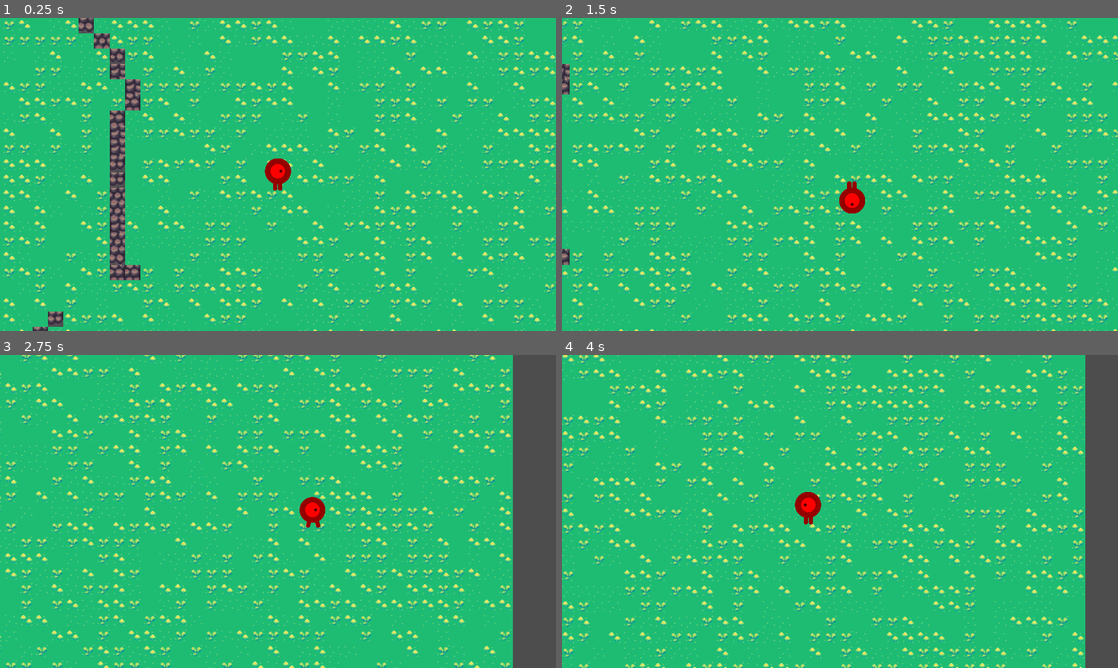
Above: before the commit, frames 1-4 (two rows, left to right).
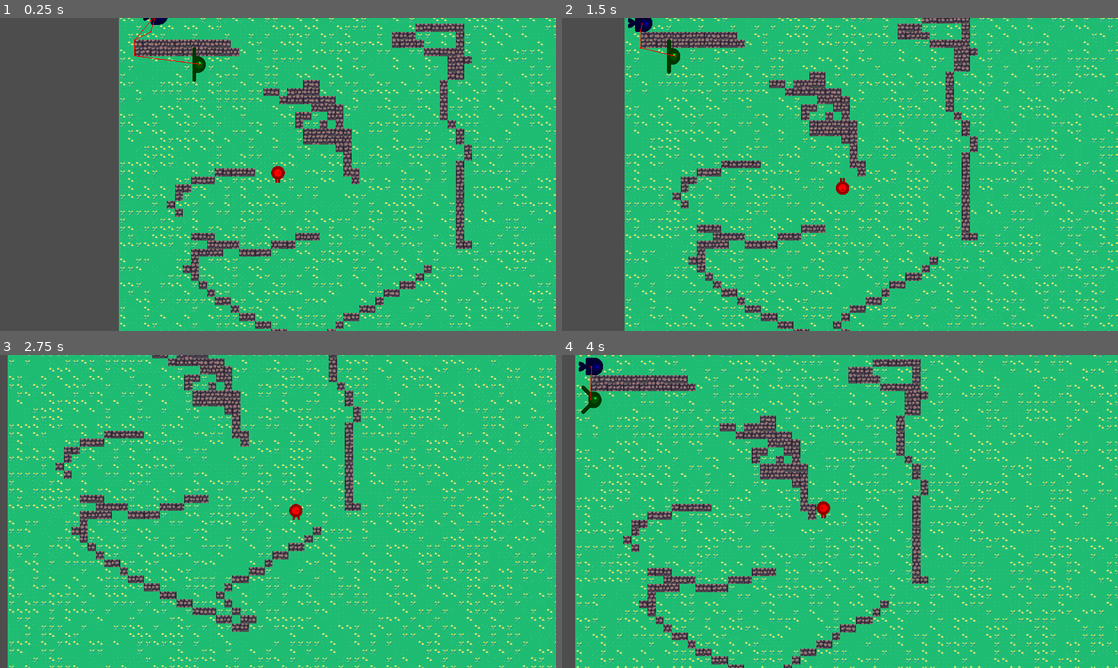
Above: after the commit, the same moments.

Repository: actuallyfrank/project-battlefield
Game: Godot game, scene res://scenes/Main.tscn
Two runs of this game, one before a commit and one after it. Both use one fixed random seed, a clock stepped at 60 frames per second and the inputs below.
Inputs:
- Up to frame 1 (0.25 s): no input
- Up to frame 2 (1.5 s): hold Right (move_right) 0.53-1.28 s; hold Down (move_down) from 1.28 s (still down)
- Up to frame 3 (2.75 s): release Down (move_down) at 2.03 s; hold Right (move_right) from 2.03 s (still down)
- Up to frame 4 (4 s): release Right (move_right) at 2.78 s; hold Up (move_up) 2.78-3.53 s; hold Left (move_left) from 3.53 s (still down)

The runs differ from the first frame. In frame 1, 46% of the frame differs, in the area x 0-100%, y 0-100%; in frame 2, 38%; in frame 3, 35%; in frame 4, 36%.

Commit message:
add keep multiple targets in memory

Diff:
--- /dev/null
+++ b/scenes/Archer.tscn
@@ -0,0 +1,93 @@
+[gd_scene load_steps=16 format=3 uid="uid://crejbqrq44457"]
+
+[ext_resource type="Script" path="res://scenes/soldier.gd" id="1_uksc7"]
+[ext_resource type="Texture2D" uid="uid://dd45ioeer750b" path="res://art/enemyFlyingAlt_1.png" id="2_1mqii"]
+[ext_resource type="Texture2D" uid="uid://dptx8jowau6ng" path="res://art/enemyFlyingAlt_2.png" id="3_bt3jy"]
+[ext_resource type="Texture2D" uid="uid://c6s328y6qy53b" path="res://art/enemySwimming_1.png" id="4_17ihv"]
+[ext_resource type="Texture2D" uid="uid://cpvl2miig1lko" path="res://art/enemySwimming_2.png" id="5_7253p"]
+[ext_resource type="Texture2D" uid="uid://cn054phjus4rl" path="res://art/enemyWalking_1.png" id="6_nv4dy"]
+[ext_resource type="Texture2D" uid="uid://ckc87no0bpdb3" path="res://art/enemyWalking_2.png" id="7_ig7u2"]
+[ext_resource type="Script" path="res://scenes/soldier_sprite.gd" id="8_spfiq"]
+[ext_resource type="PackedScene" uid="uid://xmyl3kitr57i" path="res://scenes/components/TeamComponent.tscn" id="9_egnva"]
+[ext_resource type="PackedScene" uid="uid://dlg4jxu0tf3gn" path="res://scenes/components/HealthComponent.tscn" id="11_ewk5b"]
+[ext_resource type="PackedScene" uid="uid://fpukbu2ndkke" path="res://scenes/components/HitboxComponent.tscn" id="12_do701"]
+[ext_resource type="PackedScene" uid="uid://obq0w7aamdgg" path="res://scenes/components/AIComponent.tscn" id="12_vhg02"]
+
+[sub_resource type="SpriteFrames" id="SpriteFrames_bsvpx"]
+animations = [{
+"frames": [{
+"duration": 1.0,
+"texture": ExtResource("2_1mqii")
+}, {
+"duration": 1.0,
+"texture": ExtResource("3_bt3jy")
+}],
+"loop": true,
+"name": &"fly",
+"speed": 3.0
+}, {
+"frames": [{
+"duration": 1.0,
+"texture": ExtResource("4_17ihv")
+}, {
+"duration": 1.0,
+"texture": ExtResource("5_7253p")
+}],
+"loop": true,
+"name": &"swim",
+"speed": 3.0
+}, {
+"frames": [{
+"duration": 1.0,
+"texture": ExtResource("6_nv4dy")
+}, {
+"duration": 1.0,
+"texture": ExtResource("7_ig7u2")
+}],
+"loop": true,
+"name": &"walk",
+"speed": 3.0
+}]
+
+[sub_resource type="CapsuleShape2D" id="CapsuleShape2D_vt8tr"]
+radius = 34.0
+height = 82.0
+
+[sub_resource type="CircleShape2D" id="CircleShape2D_d314s"]
+
+[node name="Archer" type="CharacterBody2D"]
+position = Vector2(296, 250)
+motion_mode = 1
+wall_min_slide_angle = 0.0
+script = ExtResource("1_uksc7")
+metadata/_edit_group_ = true
+
+[node name="AnimatedSprite2D" type="AnimatedSprite2D" parent="." node_paths=PackedStringArray("team")]
+scale = Vector2(0.74, 0.74)
+sprite_frames = SubResource("SpriteFrames_bsvpx")
+animation = &"fly"
+frame_progress = 0.907162
+script = ExtResource("8_spfiq")
+team = NodePath("../TeamComponent")
+
+[node name="CollisionShape2D" type="CollisionShape2D" parent="."]
+rotation = -1.5708
+shape = SubResource("CapsuleShape2D_vt8tr")
+
+[node name="TeamComponent" parent="." instance=ExtResource("9_egnva")]
+team = 2
+
+[node name="HealthComponent" parent="." instance=ExtResource("11_ewk5b")]
+
+[node name="HitboxComponent" parent="." node_paths=PackedStringArray("teamComponent", "health") instance=ExtResource("12_do701")]
+teamComponent = NodePath("../TeamComponent")
+health = NodePath("../HealthComponent")
+
+[node name="CollisionShape2D" type="CollisionShape2D" parent="HitboxComponent"]
+scale = Vector2(5.91, 5.91)
+shape = SubResource("CircleShape2D_d314s")
+debug_color = Color(0.615686, 0.517647, 0.407843, 0.419608)
+
+[node name="AIComponent" parent="." node_paths=PackedStringArray("actor", "teamComponent") instance=ExtResource("12_vhg02")]
+actor = NodePath("..")
+teamComponent = NodePath("../TeamComponent")
--- a/scenes/Main.tscn
+++ b/scenes/Main.tscn
@@ -14,8 +14,9 @@
 [ext_resource type="Texture2D" uid="uid://ckc87no0bpdb3" path="res://art/enemyWalking_2.png" id="8_fhela"]
 [ext_resource type="Script" path="res://scenes/soldier_sprite.gd" id="9_eyk1d"]
 [ext_resource type="PackedScene" uid="uid://xmyl3kitr57i" path="res://scenes/components/TeamComponent.tscn" id="10_gp1to"]
-[ext_resource type="Script" path="res://scenes/ai.gd" id="11_1dpec"]
-[ext_resource type="PackedScene" uid="uid://p7stu0qooy7" path="res://scenes/MainPlayer.tscn" id="18_ycjvd"]
+[ext_resource type="Script" path="res://scenes/components/ai_component.gd" id="11_1dpec"]
+[ext_resource type="PackedScene" uid="uid://crejbqrq44457" path="res://scenes/Archer.tscn" id="16_gxegu"]
+[ext_resource type="PackedScene" uid="uid://p7stu0qooy7" path="res://scenes/Player.tscn" id="18_ycjvd"]
 
 [sub_resource type="SpriteFrames" id="SpriteFrames_gkx8l"]
 animations = [{
@@ -1358,8 +1359,7 @@
 
 [node name="Soldier" parent="." instance=ExtResource("2_5casl")]
 
-[node name="Soldier2" parent="." instance=ExtResource("2_5casl")]
-position = Vector2(296, 250)
+[node name="Archer" parent="." instance=ExtResource("16_gxegu")]
 
 [node name="Player" parent="." instance=ExtResource("18_ycjvd")]
-position = Vector2(1693, 837)
+position = Vector2(635, 760)
--- a/scenes/MainPlayer.tscn
+++ /dev/null
@@ -1,73 +0,0 @@
-[gd_scene load_steps=13 format=3 uid="uid://p7stu0qooy7"]
-
-[ext_resource type="Script" path="res://scenes/player.gd" id="1_qi5mb"]
-[ext_resource type="PackedScene" uid="uid://xmyl3kitr57i" path="res://scenes/components/TeamComponent.tscn" id="2_mwa46"]
-[ext_resource type="Texture2D" uid="uid://c78lt4xdv7151" path="res://art/playerGrey_up1.png" id="3_a4o3a"]
-[ext_resource type="Texture2D" uid="uid://dgvtatx2i8rbo" path="res://art/playerGrey_up2.png" id="4_ivx2t"]
-[ext_resource type="Texture2D" uid="uid://dcjf4b11v0pow" path="res://art/playerGrey_walk1.png" id="5_xnbgk"]
-[ext_resource type="Texture2D" uid="uid://cr7qbwaxjw4fh" path="res://art/playerGrey_walk2.png" id="6_n3y0u"]
-[ext_resource type="Script" path="res://scenes/soldier_sprite.gd" id="7_x2w7h"]
-[ext_resource type="PackedScene" uid="uid://dlg4jxu0tf3gn" path="res://scenes/components/HealthComponent.tscn" id="8_fmf2x"]
-[ext_resource type="PackedScene" uid="uid://fpukbu2ndkke" path="res://scenes/components/HitboxComponent.tscn" id="9_qhpde"]
-
-[sub_resource type="SpriteFrames" id="SpriteFrames_ihcm0"]
-animations = [{
-"frames": [{
-"duration": 1.0,
-"texture": ExtResource("3_a4o3a")
-}, {
-"duration": 1.0,
-"texture": ExtResource("4_ivx2t")
-}],
-"loop": true,
-"name": &"up",
-"speed": 5.0
-}, {
-"frames": [{
-"duration": 1.0,
-"texture": ExtResource("5_xnbgk")
-}, {
-"duration": 1.0,
-"texture": ExtResource("6_n3y0u")
-}],
-"loop": true,
-"name": &"walk",
-"speed": 5.0
-}]
-
-[sub_resource type="CapsuleShape2D" id="CapsuleShape2D_dni3p"]
-radius = 27.0
-height = 66.0
-
-[sub_resource type="CircleShape2D" id="CircleShape2D_vu10p"]
-
-[node name="Player" type="CharacterBody2D"]
-motion_mode = 1
-script = ExtResource("1_qi5mb")
-
-[node name="TeamComponent" parent="." instance=ExtResource("2_mwa46")]
-
-[node name="AnimatedSprite2D" type="AnimatedSprite2D" parent="." node_paths=PackedStringArray("team")]
-scale = Vector2(0.5, 0.5)
-sprite_frames = SubResource("SpriteFrames_ihcm0")
-animation = &"walk"
-frame_progress = 0.24726
-script = ExtResource("7_x2w7h")
-team = NodePath("../TeamComponent")
-
-[node name="CollisionShape2D" type="CollisionShape2D" parent="."]
-shape = SubResource("CapsuleShape2D_dni3p")
-
-[node name="Camera2D" type="Camera2D" parent="."]
-position_smoothing_enabled = true
-
-[node name="HealthComponent" parent="." instance=ExtResource("8_fmf2x")]
-
-[node name="HitboxComponent" parent="." node_paths=PackedStringArray("teamComponent", "health") instance=ExtResource("9_qhpde")]
-teamComponent = NodePath("../TeamComponent")
-health = NodePath("../HealthComponent")
-
-[node name="CollisionShape2D" type="CollisionShape2D" parent="HitboxComponent"]
-scale = Vector2(5.41, 5.41)
-shape = SubResource("CircleShape2D_vu10p")
-debug_color = Color(0.415686, 0.603922, 0, 0.419608)
--- a/scenes/Player.tscn
+++ b/scenes/Player.tscn
@@ -1,13 +1,74 @@
-[gd_scene load_steps=3 format=3 uid="uid://dvdtdj1y8t544"]
+[gd_scene load_steps=13 format=3 uid="uid://p7stu0qooy7"]
 
 [ext_resource type="Script" path="res://scenes/player.gd" id="1_c63en"]
-[ext_resource type="PackedScene" uid="uid://p7stu0qooy7" path="res://scenes/MainPlayer.tscn" id="2_m7v2k"]
+[ext_resource type="Texture2D" uid="uid://c78lt4xdv7151" path="res://art/playerGrey_up1.png" id="2_6mq3w"]
+[ext_resource type="PackedScene" uid="uid://xmyl3kitr57i" path="res://scenes/components/TeamComponent.tscn" id="2_gymdj"]
+[ext_resource type="Texture2D" uid="uid://dgvtatx2i8rbo" path="res://art/playerGrey_up2.png" id="3_7u1kb"]
+[ext_resource type="Texture2D" uid="uid://dcjf4b11v0pow" path="res://art/playerGrey_walk1.png" id="4_dsb61"]
+[ext_resource type="Texture2D" uid="uid://cr7qbwaxjw4fh" path="res://art/playerGrey_walk2.png" id="5_ycn73"]
+[ext_resource type="Script" path="res://scenes/soldier_sprite.gd" id="7_vxvsv"]
+[ext_resource type="PackedScene" uid="uid://dlg4jxu0tf3gn" path="res://scenes/components/HealthComponent.tscn" id="8_kam60"]
+[ext_resource type="PackedScene" uid="uid://fpukbu2ndkke" path="res://scenes/components/HitboxComponent.tscn" id="9_rvitg"]
 
-[node name="Player" type="Area2D"]
-position = Vector2(161, 187)
+[sub_resource type="SpriteFrames" id="SpriteFrames_ihcm0"]
+animations = [{
+"frames": [{
+"duration": 1.0,
+"texture": ExtResource("2_6mq3w")
+}, {
+"duration": 1.0,
+"texture": ExtResource("3_7u1kb")
+}],
+"loop": true,
+"name": &"up",
+"speed": 5.0
+}, {
+"frames": [{
+"duration": 1.0,
+"texture": ExtResource("4_dsb61")
+}, {
+"duration": 1.0,
+"texture": ExtResource("5_ycn73")
+}],
+"loop": true,
+"name": &"walk",
+"speed": 5.0
+}]
+
+[sub_resource type="CapsuleShape2D" id="CapsuleShape2D_dni3p"]
+radius = 27.0
+height = 66.0
+
+[sub_resource type="CircleShape2D" id="CircleShape2D_vu10p"]
+
+[node name="Player" type="CharacterBody2D"]
+motion_mode = 1
 script = ExtResource("1_c63en")
-metadata/_edit_group_ = true
 
-[node name="Player" parent="." instance=ExtResource("2_m7v2k")]
+[node name="TeamComponent" parent="." instance=ExtResource("2_gymdj")]
 
-[connection signal="body_entered" from="." to="." method="_on_body_entered"]
+[node name="AnimatedSprite2D" type="AnimatedSprite2D" parent="." node_paths=PackedStringArray("team")]
+scale = Vector2(0.5, 0.5)
+sprite_frames = SubResource("SpriteFrames_ihcm0")
+animation = &"walk"
+frame_progress = 0.24726
+script = ExtResource("7_vxvsv")
+team = NodePath("../TeamComponent")
+
+[node name="CollisionShape2D" type="CollisionShape2D" parent="."]
+shape = SubResource("CapsuleShape2D_dni3p")
+
+[node name="Camera2D" type="Camera2D" parent="."]
+zoom = Vector2(0.52, 0.52)
+position_smoothing_enabled = true
+
+[node name="HealthComponent" parent="." instance=ExtResource("8_kam60")]
+
+[node name="HitboxComponent" parent="." node_paths=PackedStringArray("teamComponent", "health") instance=ExtResource("9_rvitg")]
+teamComponent = NodePath("../TeamComponent")
+health = NodePath("../HealthComponent")
+
+[node name="CollisionShape2D" type="CollisionShape2D" parent="HitboxComponent"]
+scale = Vector2(5.41, 5.41)
+shape = SubResource("CircleShape2D_vu10p")
+debug_color = Color(0.415686, 0.603922, 0, 0.419608)
--- a/scenes/ai.gd
+++ /dev/null
@@ -1,38 +0,0 @@
-extends Node2D
-@export var speed: float = 10
-@export var actor: CharacterBody2D
-@export var teamComponent: TeamComponent
-
-var target: Node2D = null
-
-@onready var nav_agent := $NavigationAgent2D as NavigationAgent2D
-
-func _physics_process(delta: float) -> void:
-	var current_agent_position: Vector2 = global_position
-	var next_path_position: Vector2 = nav_agent.get_next_path_position()
-
-	actor.velocity = current_agent_position.direction_to(next_path_position) * speed
-	actor.move_and_slide()
-
-func make_path_to_target() -> void:
-	if target == null:
-		return
-
-	nav_agent.target_position = target.global_position
-
-func _on_timer_timeout():
-	make_path_to_target()
-
-
-func _on_detection_zone_area_entered(area:Area2D):
-	if area is HitboxComponent and  area.teamComponent != null:
-		if area.teamComponent.team == teamComponent.team:
-			print("same teamComponent")
-			return
-
-		if target != area:
-			target = area
-			print('target acquired', area)
-			print('teamComponent', area.teamComponent)
-
-		area.hit(10);
--- /dev/null
+++ b/scenes/components/AIComponent.tscn
@@ -0,0 +1,28 @@
+[gd_scene load_steps=3 format=3 uid="uid://obq0w7aamdgg"]
+
+[ext_resource type="Script" path="res://scenes/components/ai_component.gd" id="1_rco4c"]
+
+[sub_resource type="CircleShape2D" id="CircleShape2D_r85ik"]
+
+[node name="AIComponent" type="Node2D"]
+script = ExtResource("1_rco4c")
+speed = 100.0
+
+[node name="Timer" type="Timer" parent="."]
+wait_time = 0.2
+autostart = true
+
+[node name="NavigationAgent2D" type="NavigationAgent2D" parent="."]
+debug_enabled = true
+debug_path_custom_color = Color(1, 0, 1, 1)
+
+[node name="DetectionZone" type="Area2D" parent="."]
+
+[node name="CollisionShape2D" type="CollisionShape2D" parent="DetectionZone"]
+scale = Vector2(44.17, 44.17)
+shape = SubResource("CircleShape2D_r85ik")
+debug_color = Color(0.803922, 0.376471, 0.494118, 0.419608)
+
+[connection signal="timeout" from="Timer" to="." method="_on_timer_timeout"]
+[connection signal="area_entered" from="DetectionZone" to="." method="_on_detection_zone_area_entered"]
+[connection signal="area_exited" from="DetectionZone" to="." method="_on_detection_zone_area_exited"]
--- /dev/null
+++ b/scenes/components/ai_component.gd
@@ -0,0 +1,68 @@
+extends Node2D
+@export var speed: float = 10
+@export var actor: CharacterBody2D
+@export var teamComponent: TeamComponent
+
+var target: Node2D = null
+var actorsInRange: Array[Node2D] = []
+
+@onready var nav_agent := $NavigationAgent2D as NavigationAgent2D
+
+func _physics_process(delta: float) -> void:
+	var current_agent_position: Vector2 = global_position
+	var next_path_position: Vector2 = nav_agent.get_next_path_position()
+
+	actor.velocity = current_agent_position.direction_to(next_path_position) * speed
+	actor.move_and_slide()
+
+func make_path_to_target() -> void:
+	if target == null:
+		return
+
+	nav_agent.target_position = target.global_position
+
+func _on_timer_timeout():
+	make_path_to_target()
+
+func isPossibleTarget(area: Area2D) -> bool:
+	if area is HitboxComponent and area.teamComponent is TeamComponent:
+		var isSameTeam = area.teamComponent.team == teamComponent.team
+		if isSameTeam:
+			return false
+		return true
+	return false
+
+func isCurrentTarget(area: Area2D) -> bool:
+	if target == null:
+		return false
+	return target == area
+
+func resetTarget() -> void:
+	target = null
+	nav_agent.target_position = global_position
+
+	if actorsInRange.size() > 0:
+		target = actorsInRange[0]
+
+func _on_detection_zone_area_entered(area:Area2D):
+	if !isPossibleTarget(area):
+		return
+
+	target = area
+	area.hit(10);
+
+	if actorsInRange.find(area) == -1:
+		actorsInRange.append(area)
+
+
+func _on_detection_zone_area_exited(area: Area2D):
+	if !isPossibleTarget(area):
+		return
+
+	if actorsInRange.find(area) == -1:
+		return
+
+	actorsInRange.erase(area)
+
+	if isCurrentTarget(area):
+		resetTarget()
--- a/scenes/soldier.tscn
+++ b/scenes/soldier.tscn
@@ -9,8 +9,8 @@
 [ext_resource type="Texture2D" uid="uid://ckc87no0bpdb3" path="res://art/enemyWalking_2.png" id="6_rtjjg"]
 [ext_resource type="Script" path="res://scenes/soldier_sprite.gd" id="8_pv0x3"]
 [ext_resource type="PackedScene" uid="uid://xmyl3kitr57i" path="res://scenes/components/TeamComponent.tscn" id="9_h1icw"]
-[ext_resource type="Script" path="res://scenes/ai.gd" id="10_v8xur"]
 [ext_resource type="PackedScene" uid="uid://dlg4jxu0tf3gn" path="res://scenes/components/HealthComponent.tscn" id="11_l1oc7"]
+[ext_resource type="PackedScene" uid="uid://obq0w7aamdgg" path="res://scenes/components/AIComponent.tscn" id="12_fre7e"]
 [ext_resource type="PackedScene" uid="uid://fpukbu2ndkke" path="res://scenes/components/HitboxComponent.tscn" id="12_s1a8v"]
 
 [sub_resource type="SpriteFrames" id="SpriteFrames_bsvpx"]
@@ -53,8 +53,6 @@
 radius = 34.0
 height = 82.0
 
-[sub_resource type="CircleShape2D" id="CircleShape2D_r85ik"]
-
 [sub_resource type="CircleShape2D" id="CircleShape2D_d314s"]
 
 [node name="Soldier" type="CharacterBody2D"]
@@ -79,27 +77,6 @@
 [node name="TeamComponent" parent="." instance=ExtResource("9_h1icw")]
 team = 1
 
-[node name="AI" type="Node2D" parent="." node_paths=PackedStringArray("actor", "teamComponent")]
-script = ExtResource("10_v8xur")
-speed = 100.0
-actor = NodePath("..")
-teamComponent = NodePath("../TeamComponent")
-
-[node name="Timer" type="Timer" parent="AI"]
-wait_time = 0.2
-autostart = true
-
-[node name="NavigationAgent2D" type="NavigationAgent2D" parent="AI"]
-debug_enabled = true
-debug_path_custom_color = Color(1, 0, 1, 1)
-
-[node name="DetectionZone" type="Area2D" parent="AI"]
-
-[node name="CollisionShape2D" type="CollisionShape2D" parent="AI/DetectionZone"]
-scale = Vector2(44.17, 44.17)
-shape = SubResource("CircleShape2D_r85ik")
-debug_color = Color(0.803922, 0.376471, 0.494118, 0.419608)
-
 [node name="HealthComponent" parent="." instance=ExtResource("11_l1oc7")]
 
 [node name="HitboxComponent" parent="." node_paths=PackedStringArray("teamComponent", "health") instance=ExtResource("12_s1a8v")]
@@ -111,5 +88,6 @@
 shape = SubResource("CircleShape2D_d314s")
 debug_color = Color(0.615686, 0.517647, 0.407843, 0.419608)
 
-[connection signal="timeout" from="AI/Timer" to="AI" method="_on_timer_timeout"]
-[connection signal="area_entered" from="AI/DetectionZone" to="AI" method="_on_detection_zone_area_entered"]
+[node name="AIComponent" parent="." node_paths=PackedStringArray("actor", "teamComponent") instance=ExtResource("12_fre7e")]
+actor = NodePath("..")
+teamComponent = NodePath("../TeamComponent")
Not shown: 1 places in scenes/Main.tscn that only renumber resources
Not shown: 1 places in scenes/soldier.tscn that only renumber resources
